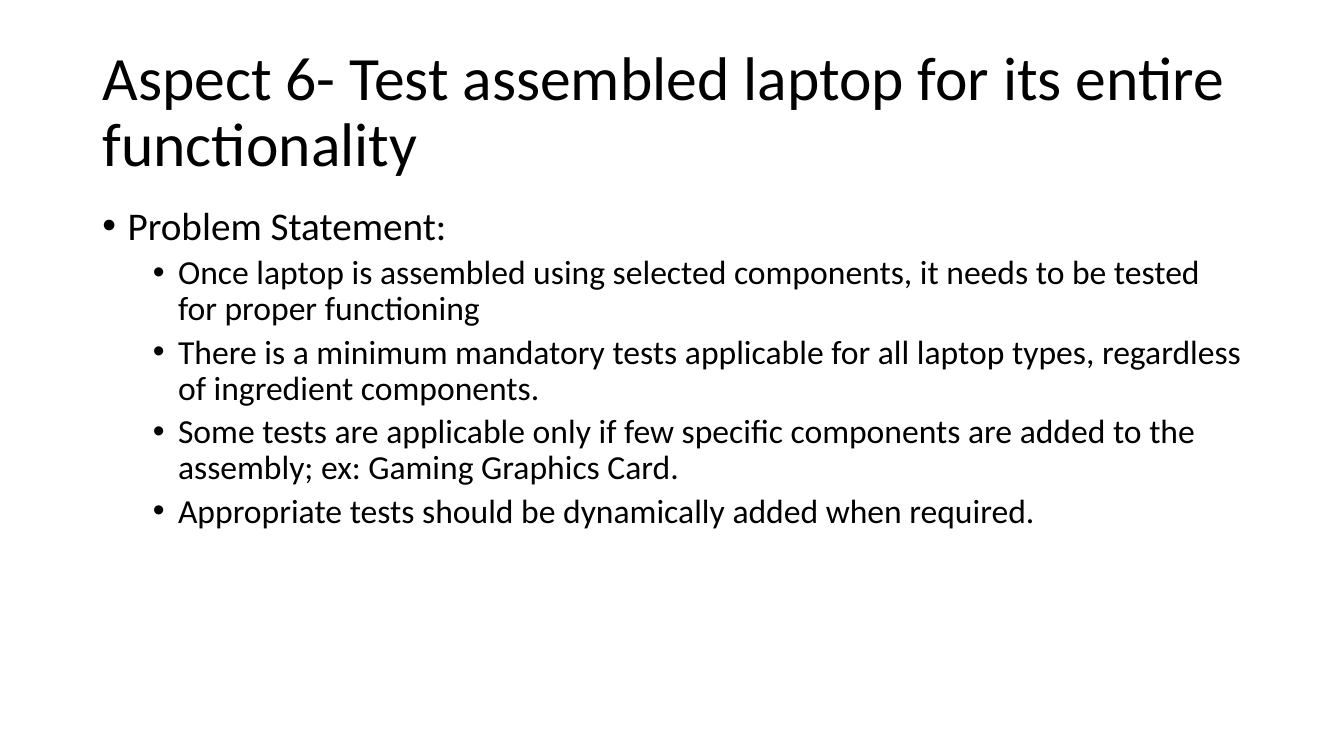
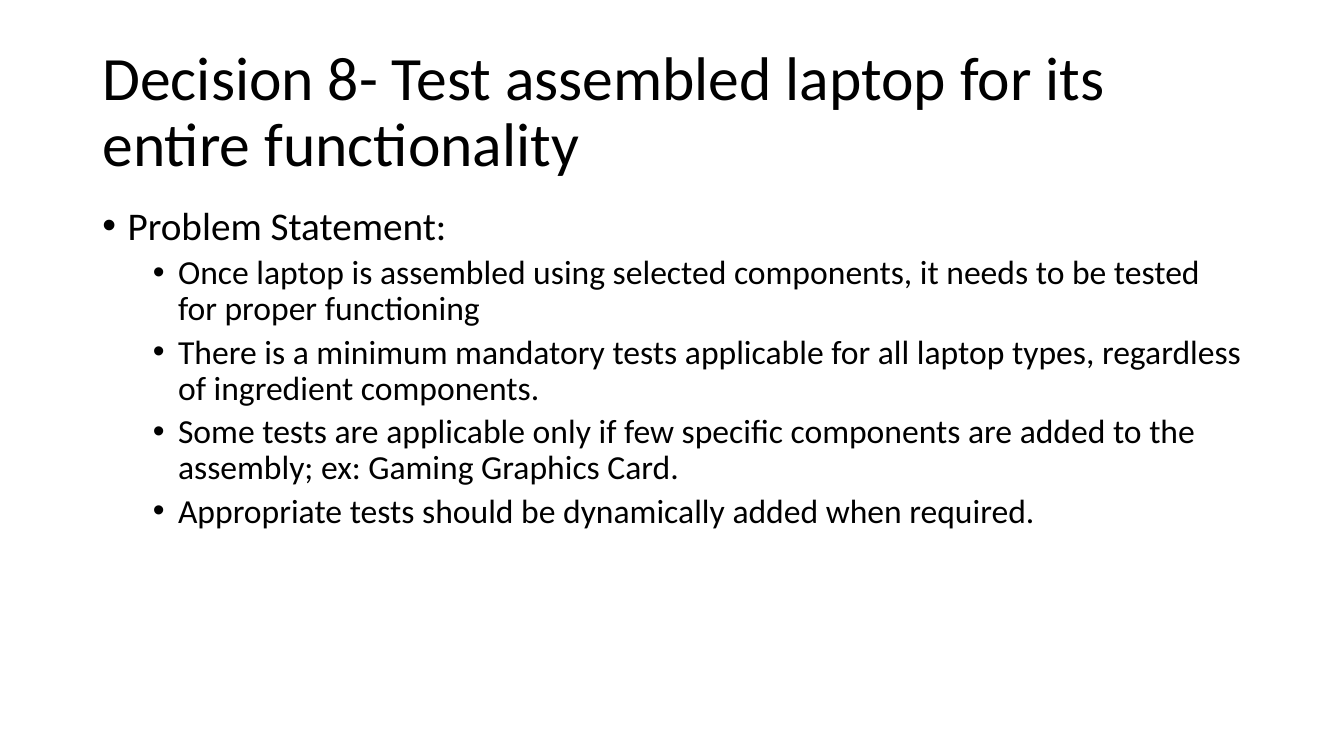
Before and after one commit to kulkarnm/LaptopCustomizationV2, a slide deck: slide 84 of Design Patterns2.pptx (slide 82 before the commit). Drawn at 1344x756 pixels with LibreOffice and Linux fonts; fonts in the diff are those of the drawing. Boxes give left, top, right and bottom in pixels: in the first picture for what was removed or moved away, otherwise in the second. Text is boxed around its words. In the diff, an @@ line names an element or a change of style, - is before the commit and + after.

```diff
--- a/Design Patterns2.pptx
+++ b/Design Patterns2.pptx
@@ title at [102, 57, 1105, 176]: text changed @@
-Aspect 6- Test assembled laptop for its entire functionality
+Decision 8- Test assembled laptop for its entire functionality
```
Also in this commit, not shown: 9 other slides changed, 2 slides added.
